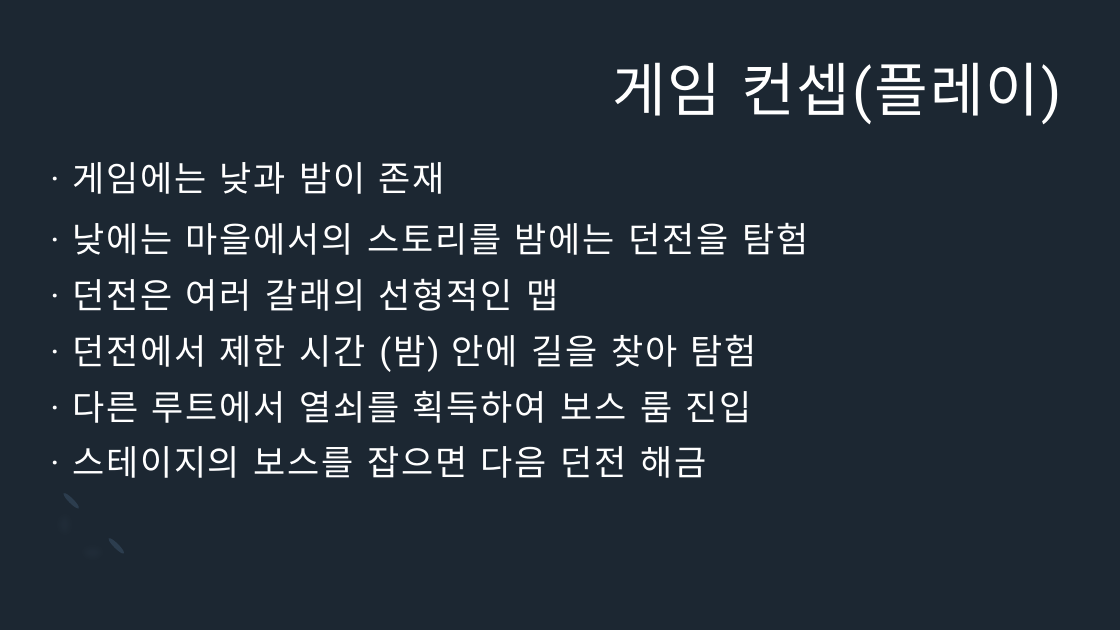
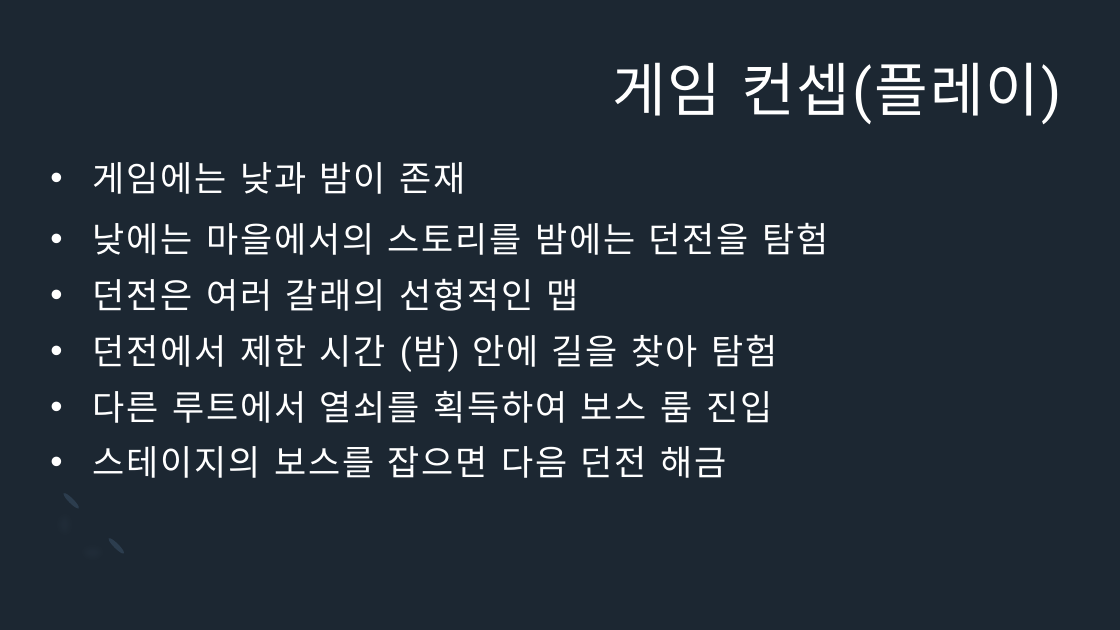
Before and after one commit to Icloy/2D_Roguelike, a slide deck: slide 4 of 기획서.pptx. Drawn at 1120x630 pixels with LibreOffice and Linux fonts; fonts in the diff are those of the drawing. Boxes give left, top, right and bottom in pixels: in the first picture for what was removed or moved away, otherwise in the second. Text is boxed around its words. In the diff, an @@ line names an element or a change of style, - is before the commit and + after.

```diff
--- a/기획서.pptx
+++ b/기획서.pptx
@@ text at box(92, 162, 465, 194): text changed @@
-· 게임에는 낮과 밤이 존재
+• 게임에는 낮과 밤이 존재
@@ text at box(92, 222, 829, 255): text changed @@
-· 낮에는 마을에서의 스토리를 밤에는 던전을 탐험
+• 낮에는 마을에서의 스토리를 밤에는 던전을 탐험
@@ text at box(92, 278, 579, 311): text changed @@
-· 던전은 여러 갈래의 선형적인 맵
+• 던전은 여러 갈래의 선형적인 맵
@@ text at box(92, 334, 777, 372): text changed @@
-· 던전에서 제한 시간 (밤) 안에 길을 찾아 탐험
+• 던전에서 제한 시간 (밤) 안에 길을 찾아 탐험
@@ text at box(92, 391, 772, 423): text changed @@
-· 다른 루트에서 열쇠를 획득하여 보스 룸 진입
+• 다른 루트에서 열쇠를 획득하여 보스 룸 진입
@@ text at box(92, 446, 727, 478): text changed @@
-· 스테이지의 보스를 잡으면 다음 던전 해금
+• 스테이지의 보스를 잡으면 다음 던전 해금
```
Also in this commit, not shown: 1 other slide changed, 2 slides added, 1 other file.
